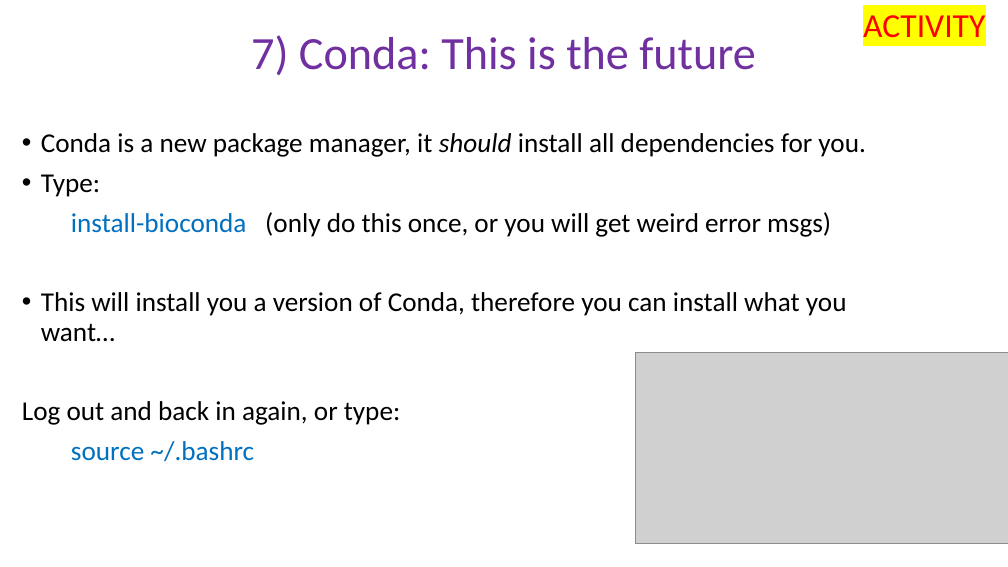
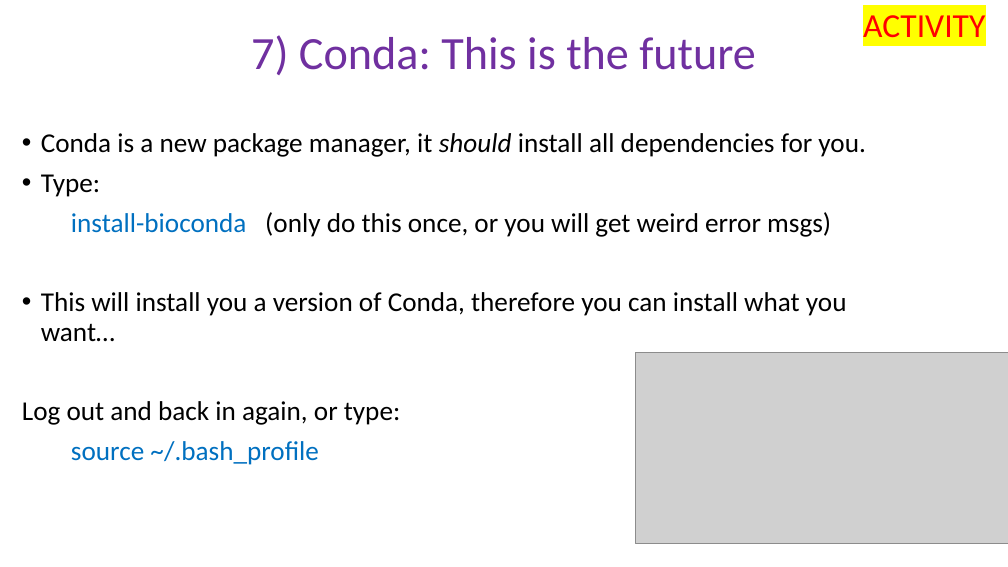
Before and after one commit to peterthorpe5/Msc_Digital_Health, a slide deck: slide 2 of powerpoint/7_Conda.pptx. Drawn at 1008x567 pixels with LibreOffice and Linux fonts; fonts in the diff are those of the drawing; grey boxes stand for pictures. Boxes give left, top, right and bottom in pixels: in the first picture for what was removed or moved away, otherwise in the second. Text is boxed around its words. In the diff, an @@ line names an element or a change of style, - is before the commit and + after.

```diff
--- a/powerpoint/7_Conda.pptx
+++ b/powerpoint/7_Conda.pptx
@@ text at <box>71,441,319,465</box>: text changed @@
-source ~/.bashrc
+source ~/.bash_profile
```
Also in this commit, not shown: 1 slide added, 1 slide removed, 5 other files.
